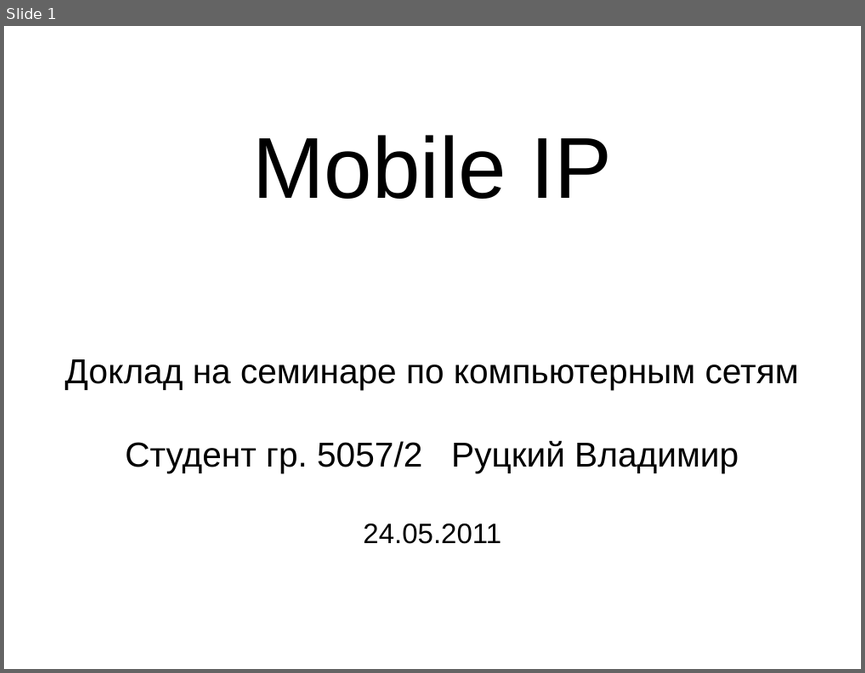
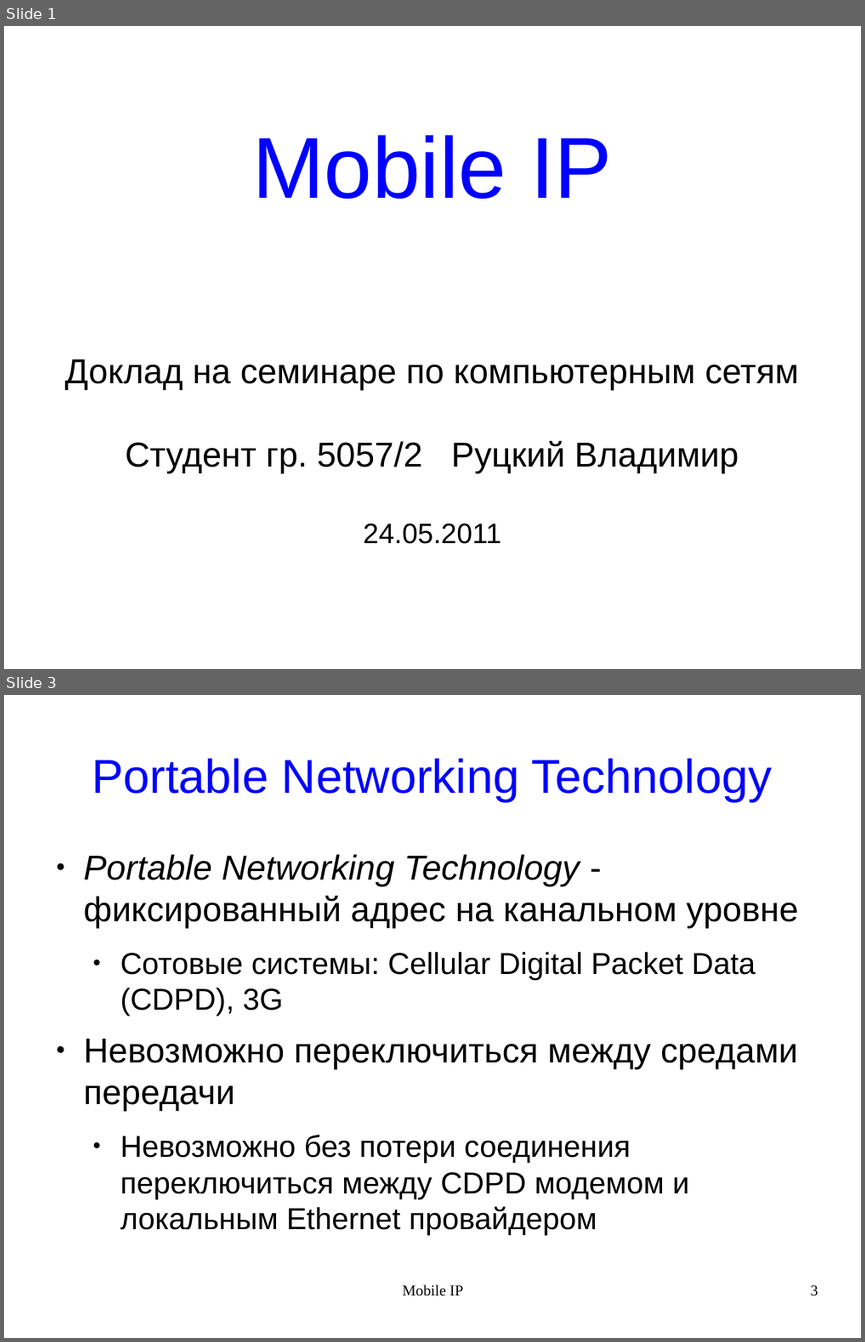
Before and after one commit to rutsky/semester10, a slide deck: Computer_networks/MobileIP/MobileIP.odp. Shown one above the other, each under a label of ours: slide 1 before the commit, slides 1 and 3 after it; the slides between them are not shown. The pictures are 865x673 and 865x1342 pixels, drawn with LibreOffice and Linux fonts; fonts in the diff are those of the drawing. Boxes give left, top, right and bottom in pixels: in the first picture for what was removed or moved away, otherwise in the second. Text is boxed around its words. In the diff, an @@ line names an element or a change of style, - is before the commit and + after.

Commit message:
MobileIP: WIP

```diff
--- a/Computer_networks/MobileIP/MobileIP.odp
+++ b/Computer_networks/MobileIP/MobileIP.odp
@@ slide 3 added at [4, 695, 861, 1338], background #FFFFFF @@
@@ title added at [92, 758, 772, 801], 44 pt, text #0000FF @@
+Portable Networking Technology
@@ text added at [84, 854, 799, 1236], 28 pt, text #000000 @@
+● Portable Networking Technology - фиксированный адрес на канальном уровне
+  ● Сотовые системы: Cellular Digital Packet Data (CDPD), 3G
+● Невозможно переключиться между средами передачи
+  ● Невозможно без потери соединения переключиться между CDPD модемом и локальным Ethernet провайдером
@@ text added at [403, 1284, 463, 1295], 14 pt, text #000000 @@
+Mobile IP
@@ page number added at [811, 1285, 818, 1295], 14 pt, text #000000 @@
+3
@@ slide 1 changed as well @@
@@ title "Mobile IP" at [252, 135, 612, 199]: text colour #000000 to #0000FF @@
```
Also in this commit, not shown: 8 other slides added, 1 slide removed.
